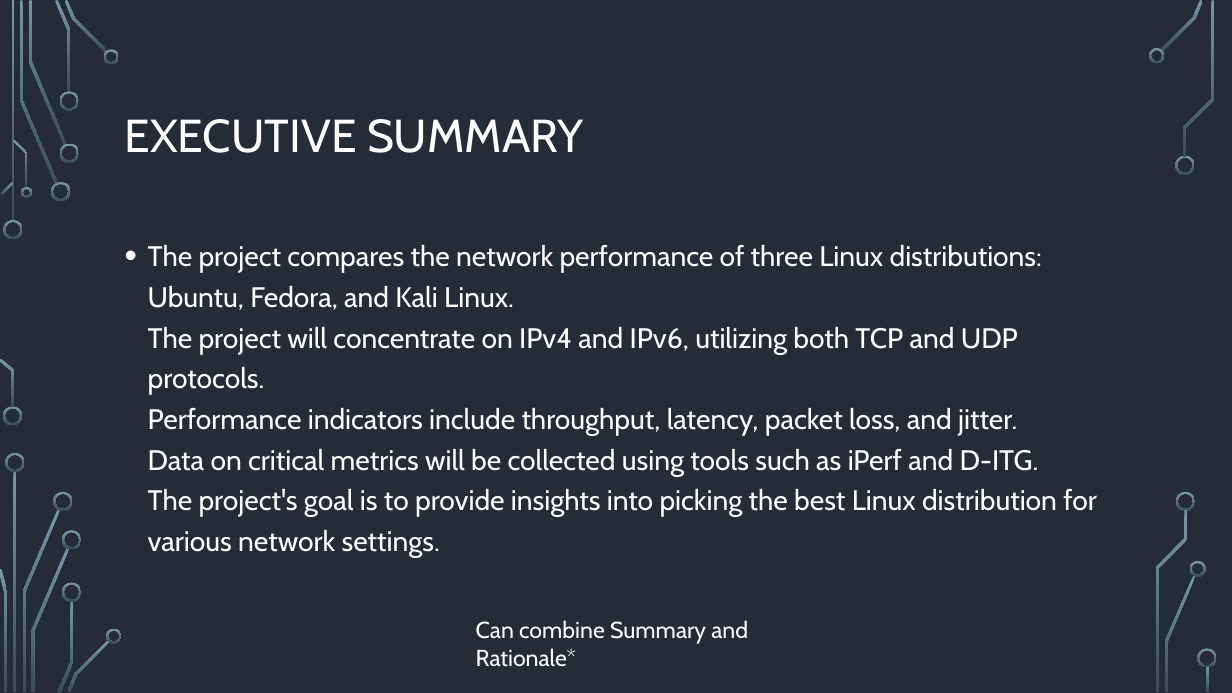
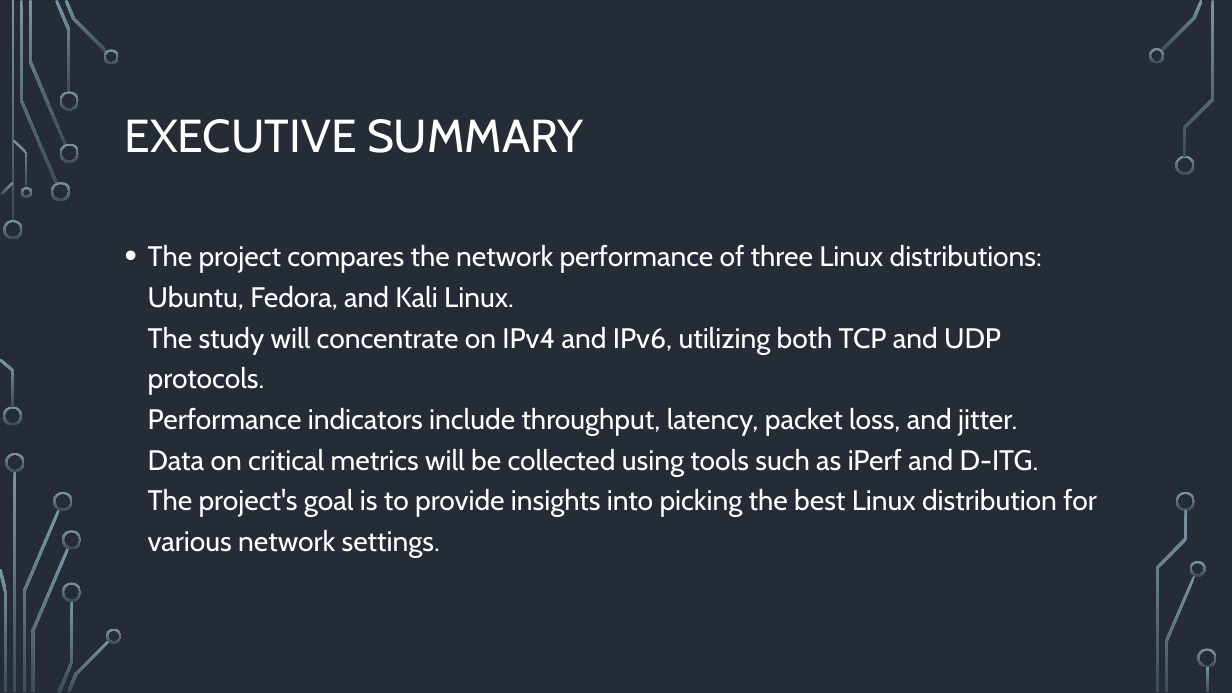
Before and after one commit to Linux-Network-Performance-Evaluation/Portfolio, a slide deck: slide 2 of 02-Planning-and-Control/Proposal/Proposal-Presentation/Version-History/First Draft Powerpoint.pptx (slide 3 before the commit). Drawn at 1232x693 pixels with LibreOffice and Linux fonts; fonts in the diff are those of the drawing; background and template pictures are left out. Boxes give left, top, right and bottom in pixels: in the first picture for what was removed or moved away, otherwise in the second. Text is boxed around its words. In the diff, an @@ line names an element or a change of style, - is before the commit and + after.

```diff
--- a/02-Planning-and-Control/Proposal/Proposal-Presentation/Version-History/First Draft Powerpoint.pptx
+++ b/02-Planning-and-Control/Proposal/Proposal-Presentation/Version-History/First Draft Powerpoint.pptx
@@ text at (148, 245, 1097, 557): text changed @@
-• The project compares the network performance of three Linux distributions: Ubuntu, Fedora, and Kali Linux.
-  The project will concentrate on IPv4 and IPv6, utilizing both TCP and UDP protocols.
-  Performance indicators include throughput, latency, packet loss, and jitter.
-  Data on critical metrics will be collected using tools such as iPerf and D-ITG.
-  The project's goal is to provide insights into picking the best Linux distribution for various network settings.
+• The project compares the network performance of three Linux distributions: Ubuntu, Fedora, and Kali Linux.
+  The study will concentrate on IPv4 and IPv6, utilizing both TCP and UDP protocols.
+  Performance indicators include throughput, latency, packet loss, and jitter.
+  Data on critical metrics will be collected using tools such as iPerf and D-ITG.
+  The project's goal is to provide insights into picking the best Linux distribution for various network settings.
@@ text removed at (476, 620, 748, 667) @@
-Can combine Summary and Rationale*
```
Also in this commit, not shown: 4 other slides changed, 5 slides added, 11 slides removed, 8 other files.
